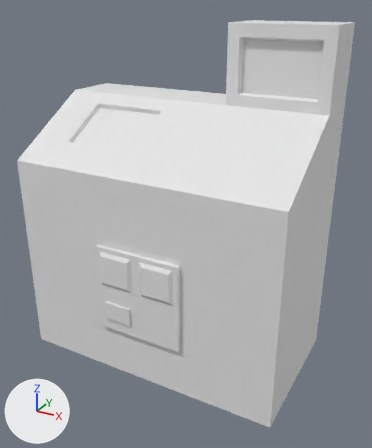
An edit to the FBX model Assets/art/models/hackInterface.fbx, drawn before and after from the same camera.
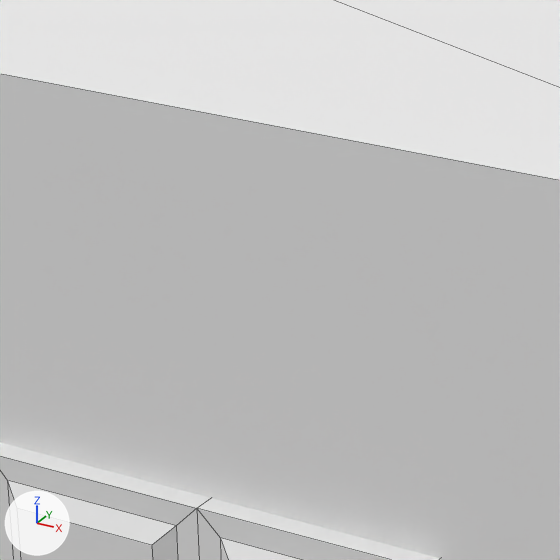
Each version is shown whole from a 50 mm camera at (0.878, -1.511, 1.296) aimed at (0.047, -0.001, 0.54), then close up on the part from 26% to 54% of the width and 36% to 59% of the height. The lights are fixed; the arrows at lower left show +X, +Y and +Z. The close-ups show mesh edges as thin lines. Where no turn or scale is listed for an object, it has been applied to the vertices.

The older version as bpy lines, for what is in view:
```python
me_hackinterface = bpy.data.meshes.new('hackInterface')
me_hackinterface.from_pydata(...)  # 75 vertices, 65 faces; spans x -0.5..0.5, y -0.274..0.292, z -0.5..0.723
ob_hackinterface = bpy.data.objects.new('hackInterface', me_hackinterface)
ob_hackinterface.location = (0.0, 0.0, 0.5)
```
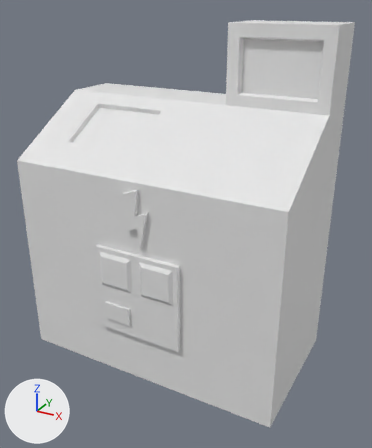
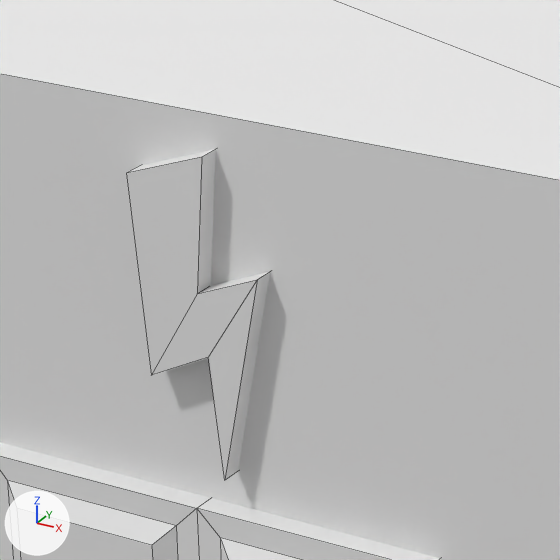
Boxes [x1, y1, x2, y2] around the edits, measured in the close-ups (560 x 560 px):
part 1 of me_hackinterface, added: after [126, 149, 270, 480]

Patch to the scene script:
```diff
--- a/Assets/art/models/hackInterface.fbx.py
+++ b/Assets/art/models/hackInterface.fbx.py
@@ me_hackinterface @@
 # used by ob_hackinterface; location = (0.0, 0.0, 0.5)
-me_hackinterface.from_pydata(...)  # 75 vertices, 65 faces; spans x -0.5..0.5, y -0.274..0.292, z -0.5..0.723
+me_hackinterface.from_pydata(...)  # 89 vertices, 75 faces; spans x -0.5..0.5, y -0.274..0.292, z -0.5..0.723
+# me_hackinterface part 1: a new loose piece of 14 vertices spanning x -0.041..0.049, y -0.264..-0.245, z 0.038..0.245
```
